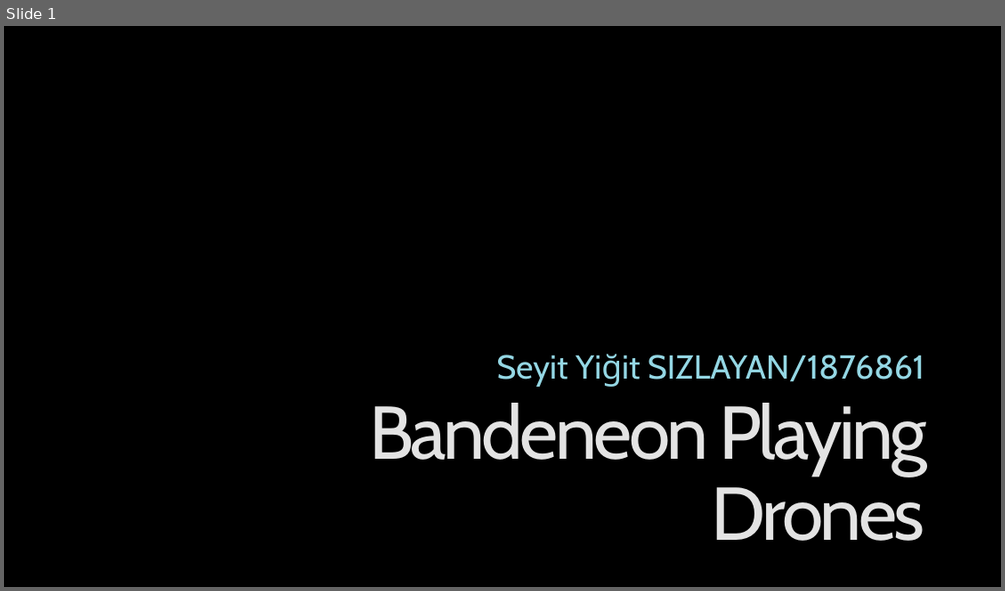
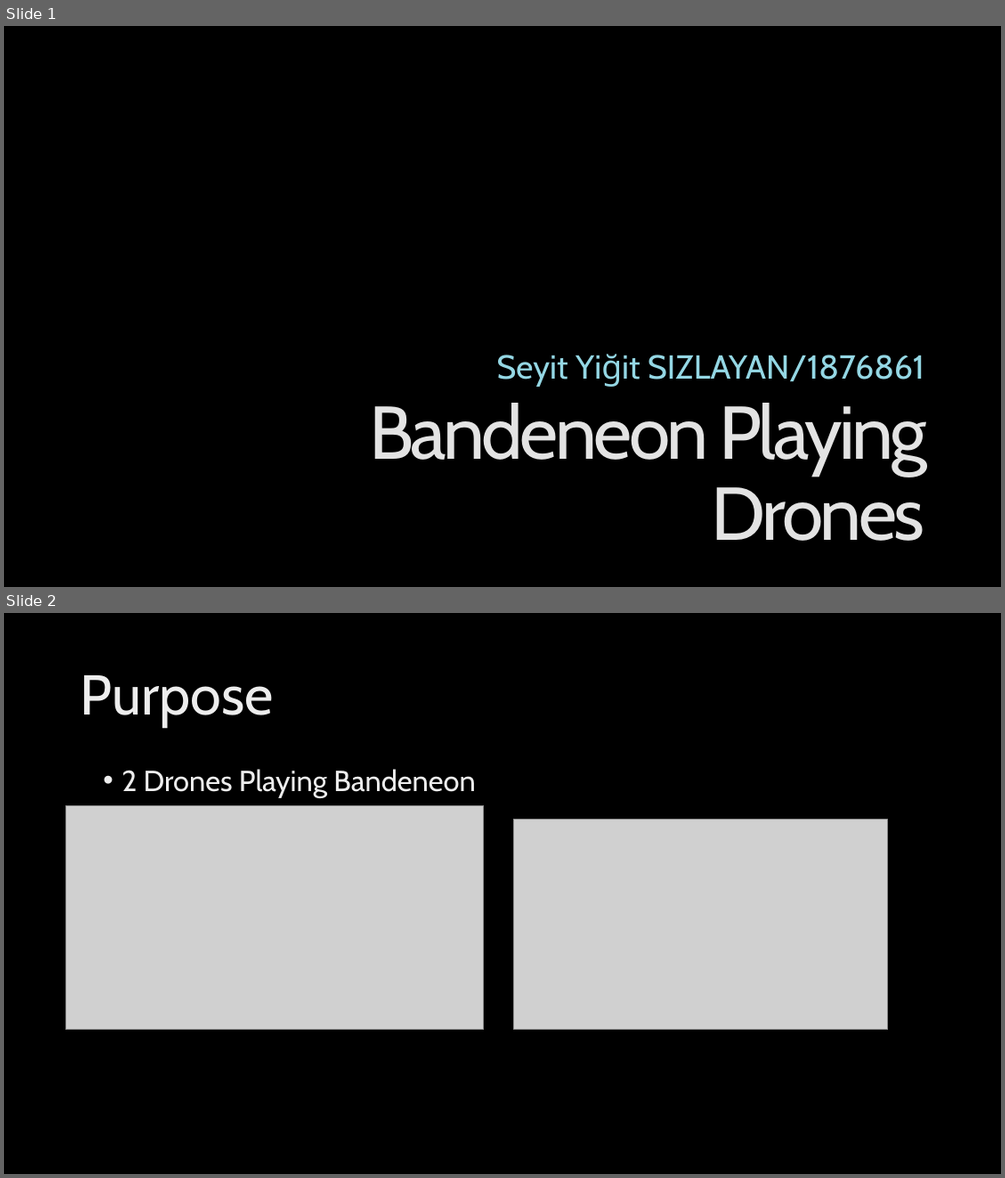
Before and after one commit to sysizlayan/Bandeneon-Playing-Drones-on-Vrep, a slide deck: Bandeneon Playing Drones.pptx. Shown one above the other, each under a label of ours: slide 1 before the commit, slides 1 and 2 after it. The pictures are 1005x591 and 1005x1178 pixels, drawn with LibreOffice and Linux fonts; fonts in the diff are those of the drawing; grey boxes stand for pictures; background and template pictures are left out. Boxes give left, top, right and bottom in pixels: in the first picture for what was removed or moved away, otherwise in the second. Text is boxed around its words. In the diff, an @@ line names an element or a change of style, - is before the commit and + after.

```diff
--- a/Bandeneon Playing Drones.pptx
+++ b/Bandeneon Playing Drones.pptx
@@ slide 2 added at box(4, 613, 1001, 1174), background picture (left out) @@
@@ title added at box(80, 675, 273, 728), 54 pt, text gradient #BFBFBF to #EDEDED to #FFFFFF @@
+Purpose
@@ text added at box(121, 769, 475, 798), 28 pt, text gradient #BFBFBF to #EDEDED to #FFFFFF @@
+• 2 Drones Playing Bandeneon
@@ picture added at box(65, 805, 484, 1030) @@
@@ picture added at box(514, 819, 888, 1030) @@
```
Also in this commit, not shown: 18 other slides added, 8 other files.
